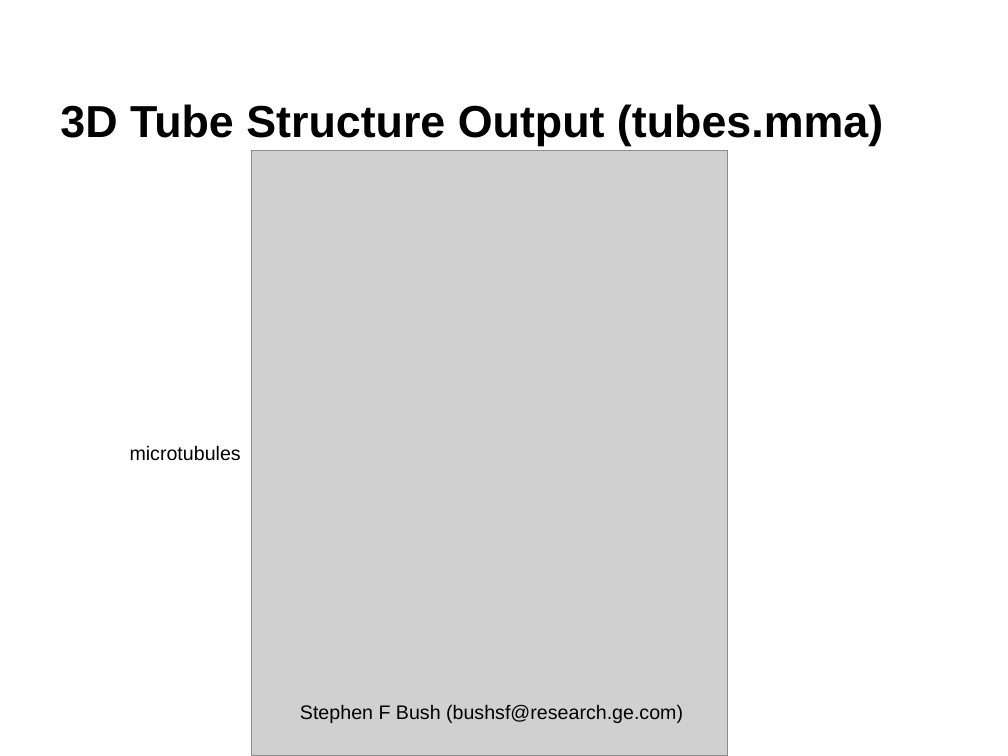
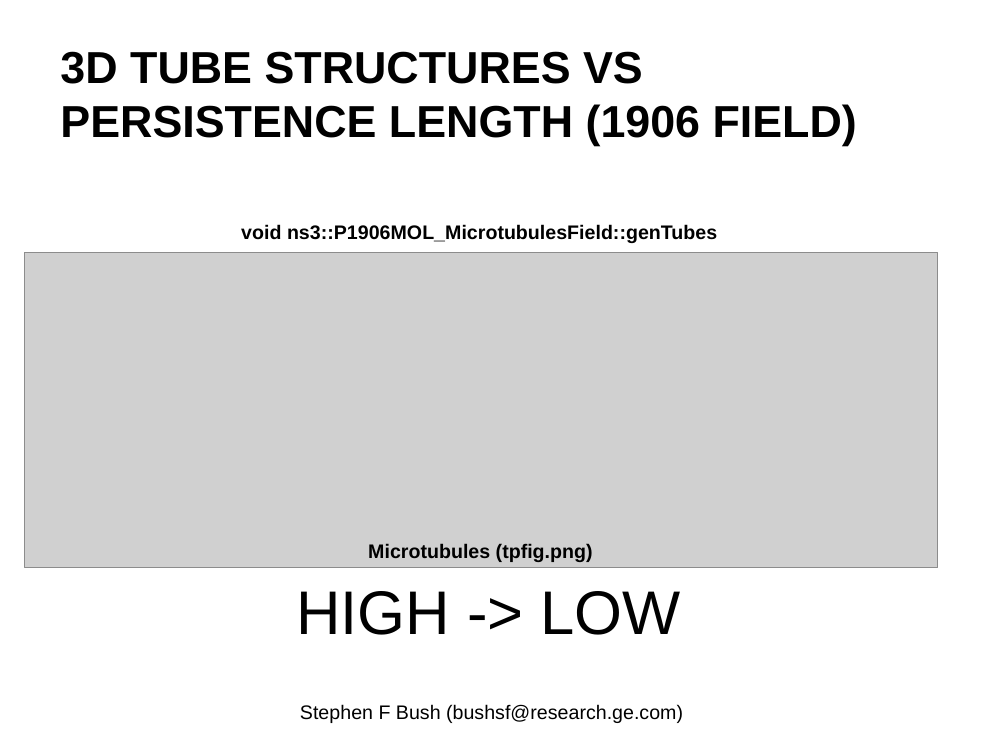
Before and after one commit to EnzoRong1013/ieee-p1906-1-reference-code, a slide deck: slide 9 of trunk/docs/p1906-1-Field-Component-Update.pptx (slide 4 before the commit). Drawn at 1008x756 pixels with LibreOffice and Linux fonts; fonts in the diff are those of the drawing; grey boxes stand for pictures. Boxes give left, top, right and bottom in pixels: in the first picture for what was removed or moved away, otherwise in the second. Text is boxed around its words. In the diff, an @@ line names an element or a change of style, - is before the commit and + after.

```diff
--- a/trunk/docs/p1906-1-Field-Component-Update.pptx
+++ b/trunk/docs/p1906-1-Field-Component-Update.pptx
@@ title at bbox=[60, 51, 857, 146]: text changed @@
-3D Tube Structure Output (tubes.mma)
+3D TUBE STRUCTURES VS PERSISTENCE LENGTH (1906 FIELD)
@@ picture removed at bbox=[252, 150, 728, 756] @@
@@ text added at bbox=[241, 224, 717, 243], 14 pt, text #000000, bold @@
+void ns3::P1906MOL_MicrotubulesField::genTubes
@@ picture added at bbox=[25, 253, 938, 568] @@
@@ text at bbox=[368, 543, 593, 562]: text changed; bold on @@
-microtubules
+Microtubules (tpfig.png)
@@ text added at bbox=[296, 591, 681, 635], 44 pt, text #000000 @@
+HIGH -> LOW
```
Also in this commit, not shown: 14 other slides changed, 4 slides added, 4 slides removed.
